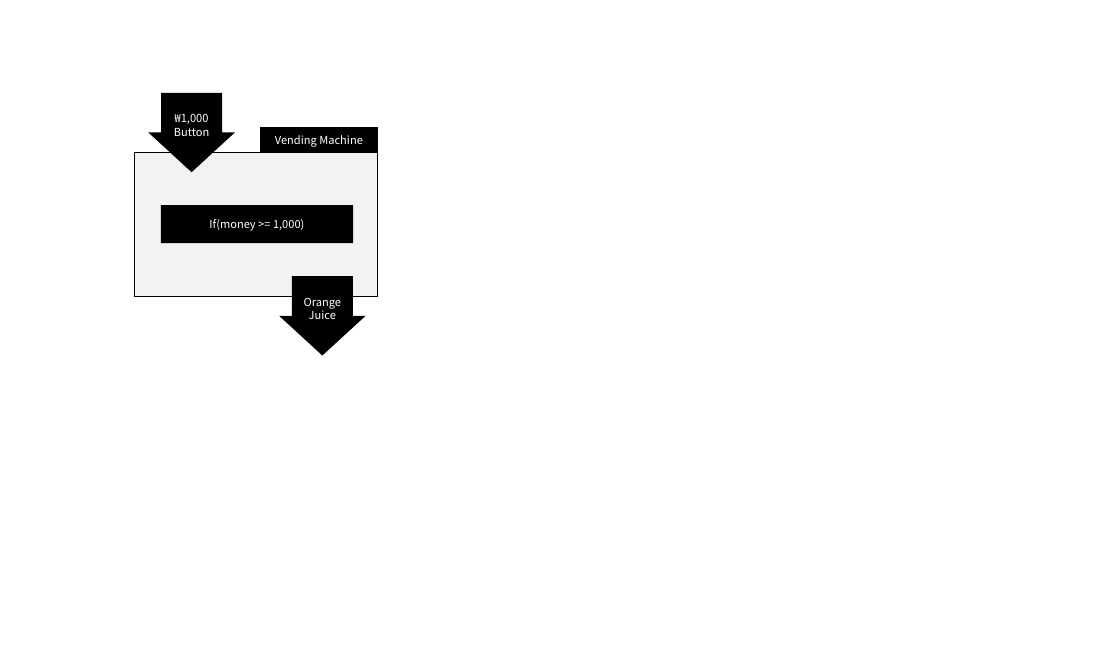
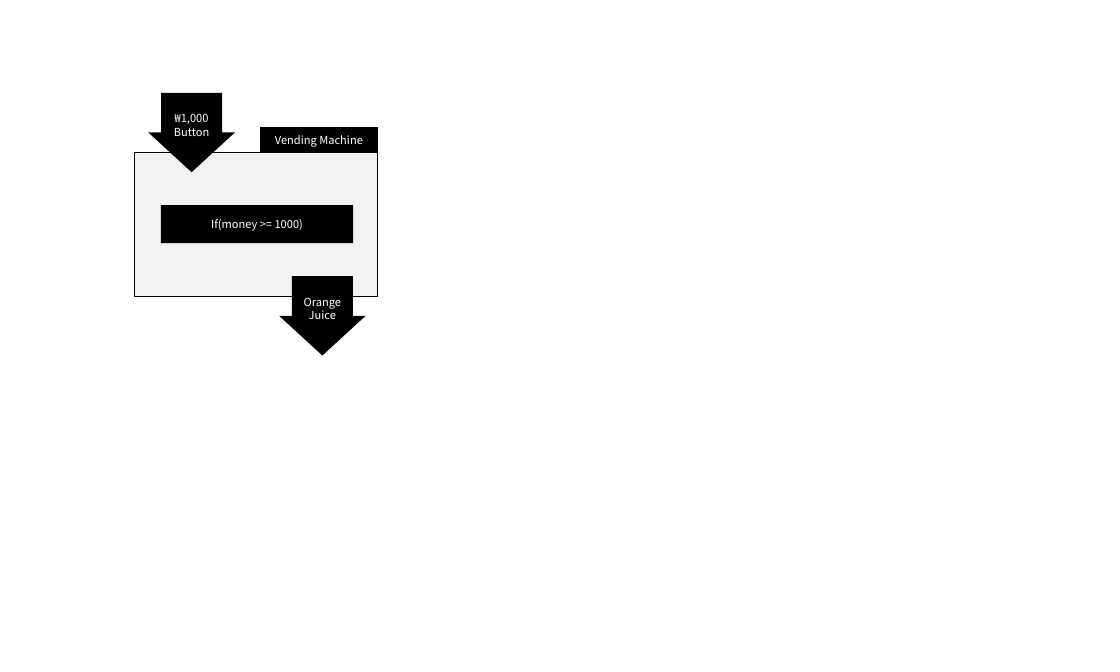
Before and after one commit to africalib/books, a slide deck: slide 1 of assets/pptx/diagrams.pptx. Drawn at 1120x672 pixels with LibreOffice and Linux fonts; fonts in the diff are those of the drawing. Boxes give left, top, right and bottom in pixels: in the first picture for what was removed or moved away, otherwise in the second. Text is boxed around its words. In the diff, an @@ line names an element or a change of style, - is before the commit and + after.

```diff
--- a/assets/pptx/diagrams.pptx
+++ b/assets/pptx/diagrams.pptx
@@ text in rectangle at (211,219,303,231): text changed @@
-If(money >= 1,000)
+If(money >= 1000)
```
Also in this commit, not shown: 1 other file.
